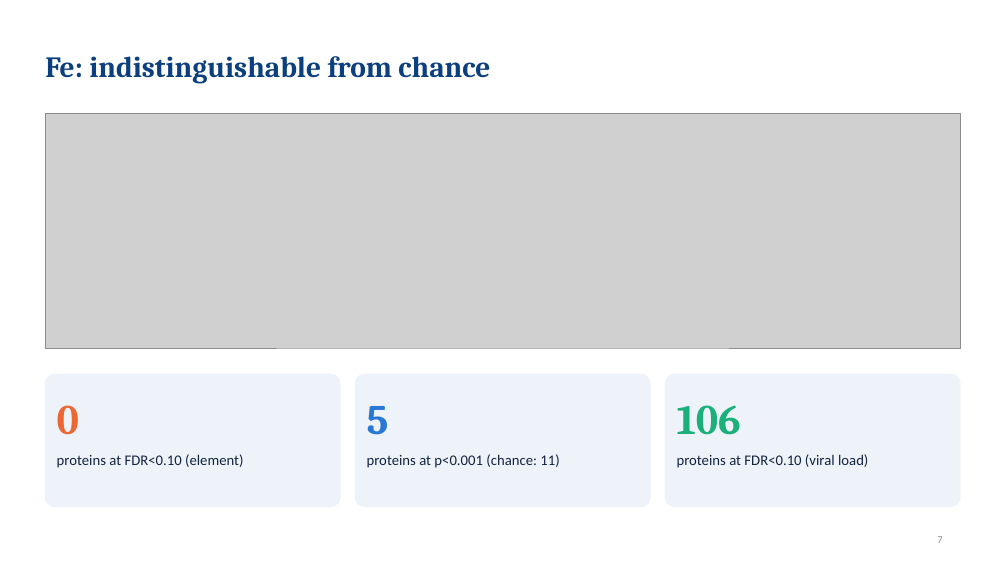
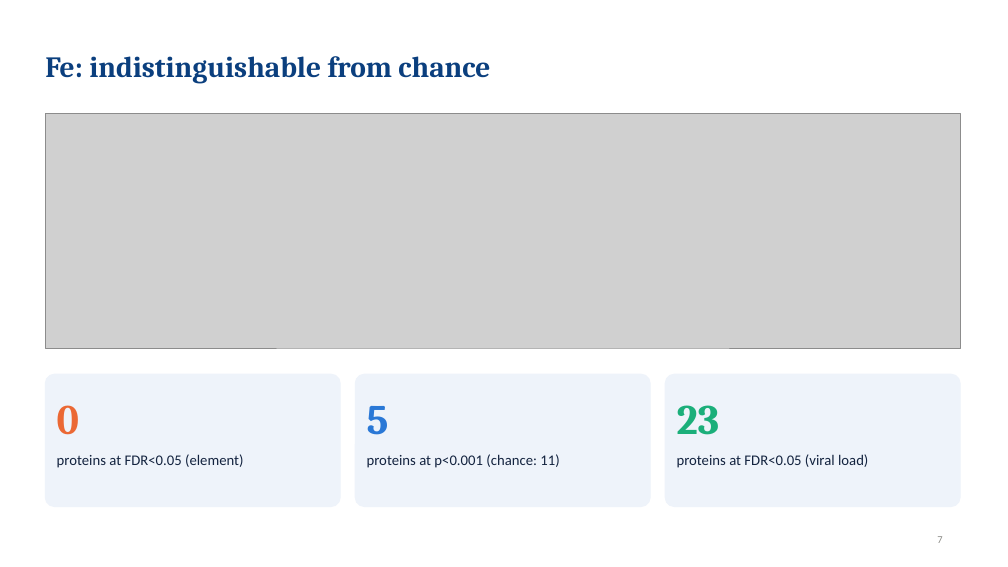
Before and after one commit to Isra-inventor/PRISM, a slide deck: slide 7 of omics_element_lmm/deck/elements_proteome_deck.pptx. Drawn at 1008x567 pixels with LibreOffice and Linux fonts; fonts in the diff are those of the drawing; grey boxes stand for pictures. Boxes give left, top, right and bottom in pixels: in the first picture for what was removed or moved away, otherwise in the second. Text is boxed around its words. In the diff, an @@ line names an element or a change of style, - is before the commit and + after.

```diff
--- a/omics_element_lmm/deck/elements_proteome_deck.pptx
+++ b/omics_element_lmm/deck/elements_proteome_deck.pptx
@@ text at [677, 405, 720, 435]: text changed @@
-106
+23
@@ text at [57, 454, 244, 468]: text changed @@
-proteins at FDR<0.10 (element)
+proteins at FDR<0.05 (element)
@@ text at [677, 454, 868, 468]: text changed @@
-proteins at FDR<0.10 (viral load)
+proteins at FDR<0.05 (viral load)
```
Also in this commit, not shown: 6 other slides changed, 3 other files.
